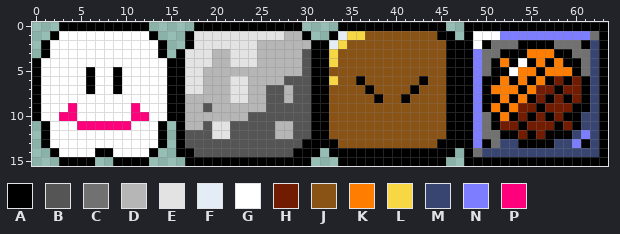
A pixel-art sprite gets an edit: SuperMarioWorld/SuperMarioWorld/SuperMarioWorldContent/Blocks/StaticBlocks.png. The picture above is the old version.
The file is 64x16 pixels.
Palette (. is transparent): A #000000  B #555555  C #717171  D #b6b6b6  E #e3e3e3  F #e4edf6  G #ffffff  H #711c00  J #895316  K #ff7d00  L #f7d744  M #384571  N #7d7dff  P #ff007d
After:
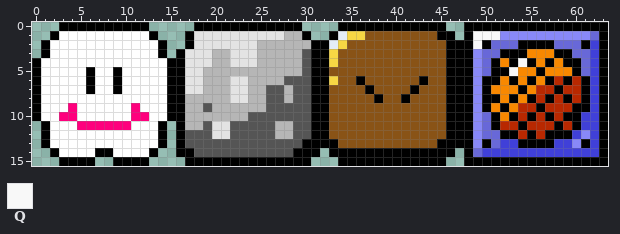
Colours new in this view: Q #f8f8f8
Commit message: Smooth damping baby & fixed help block texture
The exact change:
colour C: #717171 -> #6868d8
colour H: #711c00 -> #b82800
colour K: #ff7d00 -> #f88800
colour M: #384571 -> #4040d8
colour N: #7d7dff -> #8888f8
y 1: x 49..51 GGG -> QQQ
y 2: x 49 G -> Q
y 4: x 54 G -> Q
y 5: x 53 G -> Q
Where, in picture pixels (left, top, right, bottom), the same in both pictures:
changed: (473, 31, 599, 157)
